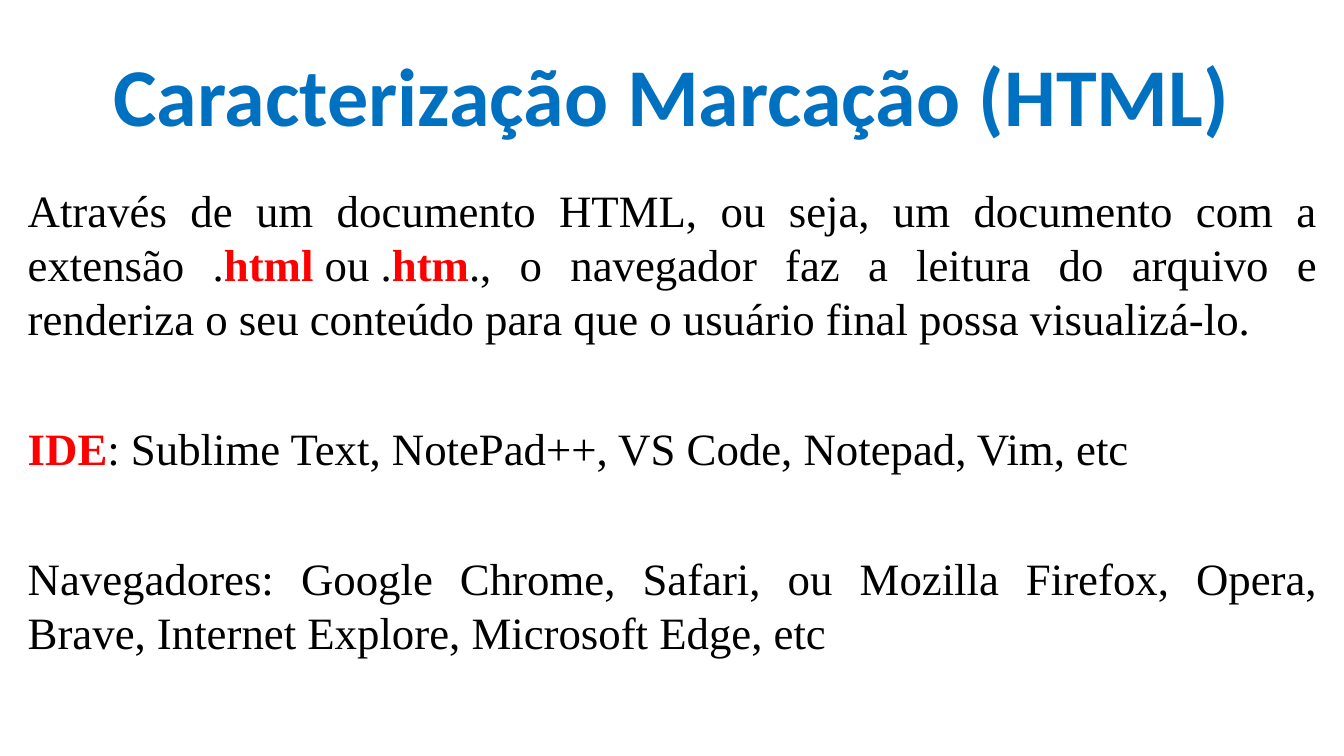
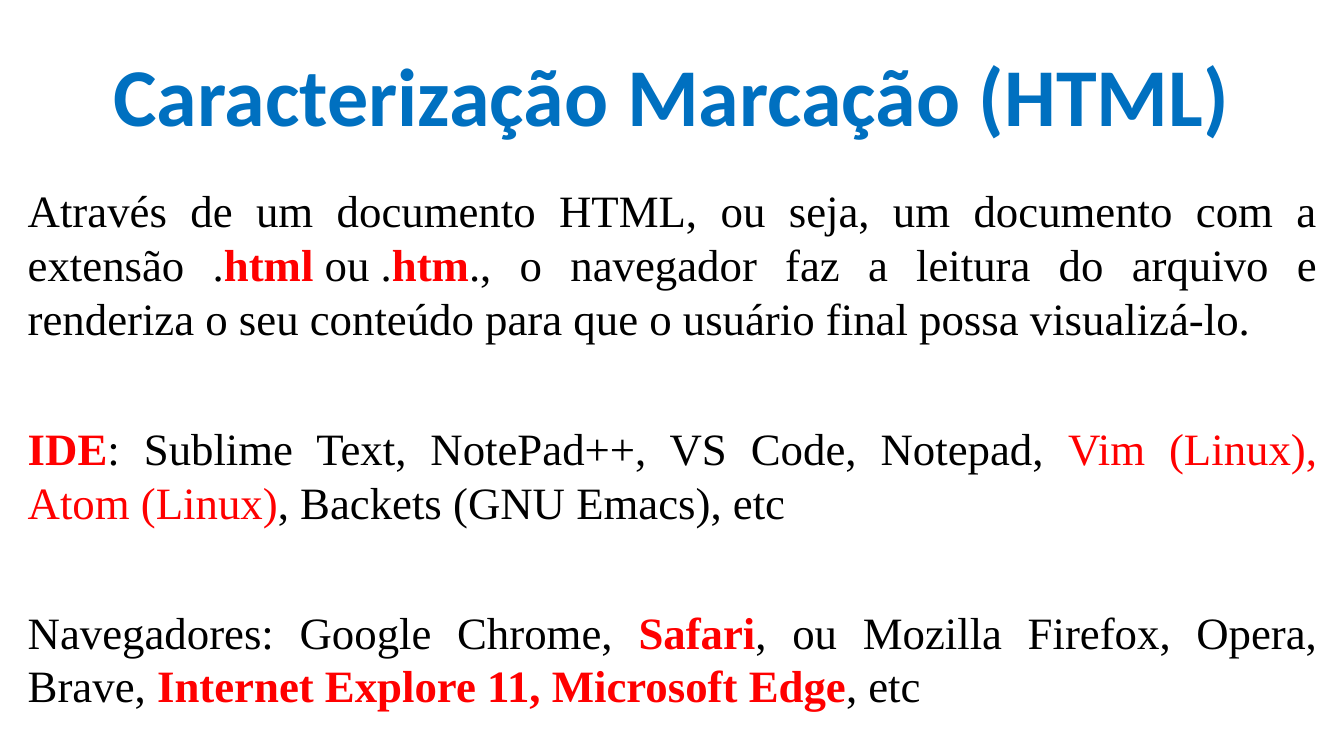
Before and after one commit to CloudEducationBrazil/WydenDesenvolvimentoWebPHP, a slide deck: slide 7 of 01 Classes/Aula 01 Desenvolvimento Web Caracterização.pptx (slide 6 before the commit). Drawn at 1344x756 pixels with LibreOffice and Linux fonts; fonts in the diff are those of the drawing; background and template pictures are left out. Boxes give left, top, right and bottom in pixels: in the first picture for what was removed or moved away, otherwise in the second. Text is boxed around its words. In the diff, an @@ line names an element or a change of style, - is before the commit and + after.

Commit message:
Atualização Aula 01 e Exercício HTML, CSS e JS

```diff
--- a/01 Classes/Aula 01 Desenvolvimento Web Caracterização.pptx
+++ b/01 Classes/Aula 01 Desenvolvimento Web Caracterização.pptx
@@ text at bbox=[28, 434, 1317, 712]: text changed @@
-IDE: Sublime Text, NotePad++, VS Code, Notepad, Vim, etc
-Navegadores: Google Chrome, Safari, ou Mozilla Firefox, Opera, Brave, Internet Explore, Microsoft Edge, etc
+IDE: Sublime Text, NotePad++, VS Code, Notepad, Vim (Linux), Atom (Linux), Backets (GNU Emacs), etc
+Navegadores: Google Chrome, Safari, ou Mozilla Firefox, Opera, Brave, Internet Explore 11, Microsoft Edge, etc
```
Also in this commit, not shown: 3 other slides changed, 1 slide added, 2 other files.
